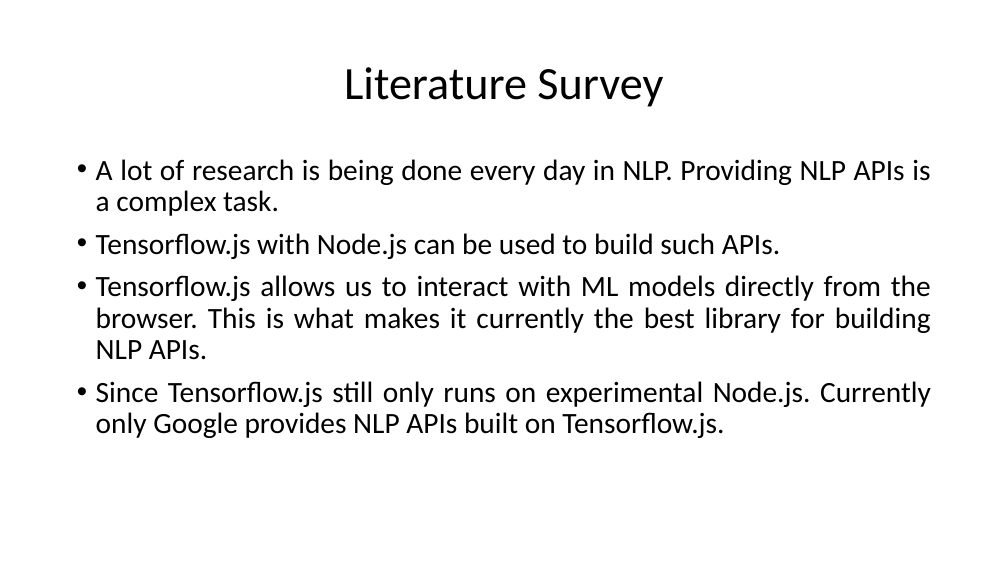
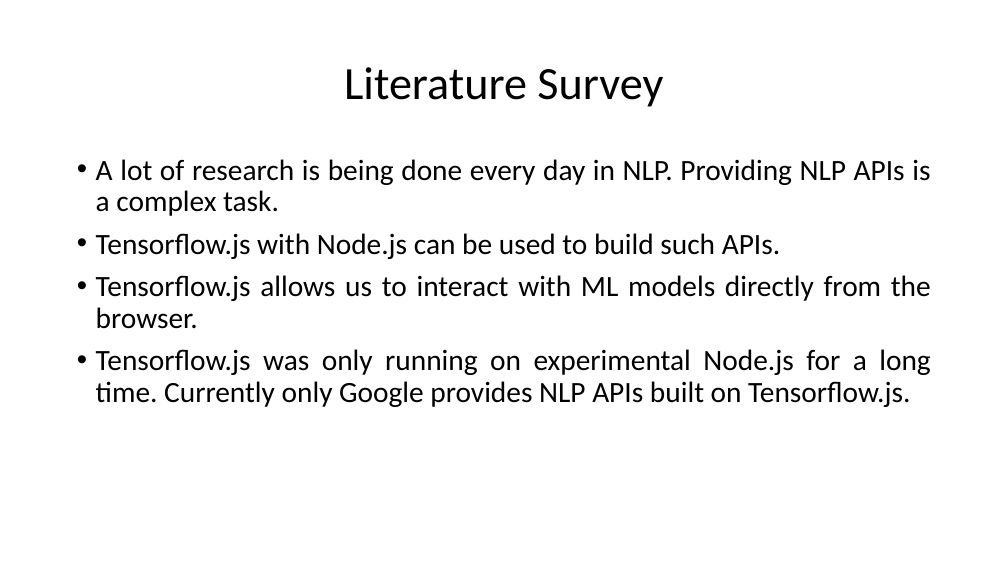
Before and after one commit to HarshaKy/text-classifier, a slide deck: slide 6 of docs/presentation/Presentation.pptx (slide 5 before the commit). Drawn at 1008x567 pixels with LibreOffice and Linux fonts; fonts in the diff are those of the drawing. Boxes give left, top, right and bottom in pixels: in the first picture for what was removed or moved away, otherwise in the second. Text is boxed around its words. In the diff, an @@ line names an element or a change of style, - is before the commit and + after.

```diff
--- a/docs/presentation/Presentation.pptx
+++ b/docs/presentation/Presentation.pptx
@@ text at (x1=96, y1=275, x2=931, y2=407): text changed @@
-• Tensorflow.js allows us to interact with ML models directly from the browser. This is what makes it currently the best library for building NLP APIs.
-• Since Tensorflow.js still only runs on experimental Node.js. Currently only Google provides NLP APIs built on Tensorflow.js.
+• Tensorflow.js allows us to interact with ML models directly from the browser.
+• Tensorflow.js was only running on experimental Node.js for a long time. Currently only Google provides NLP APIs built on Tensorflow.js.
```
Also in this commit, not shown: 14 other slides changed, 2 slides added, 1 slide removed.
